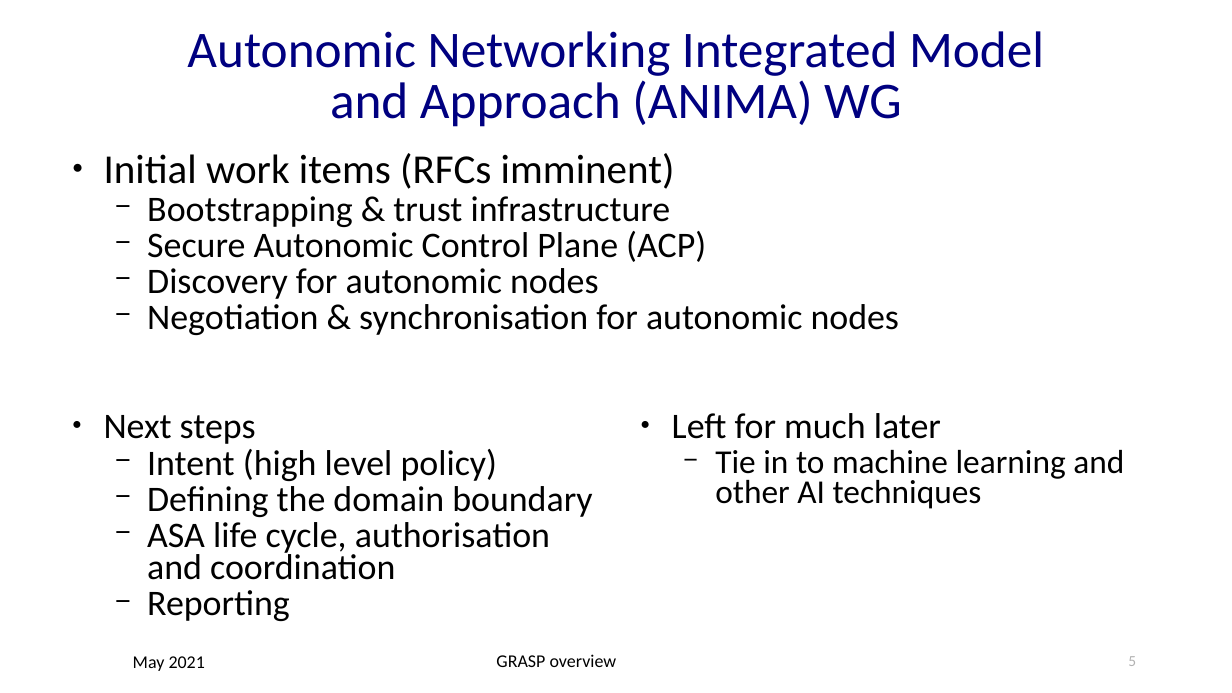
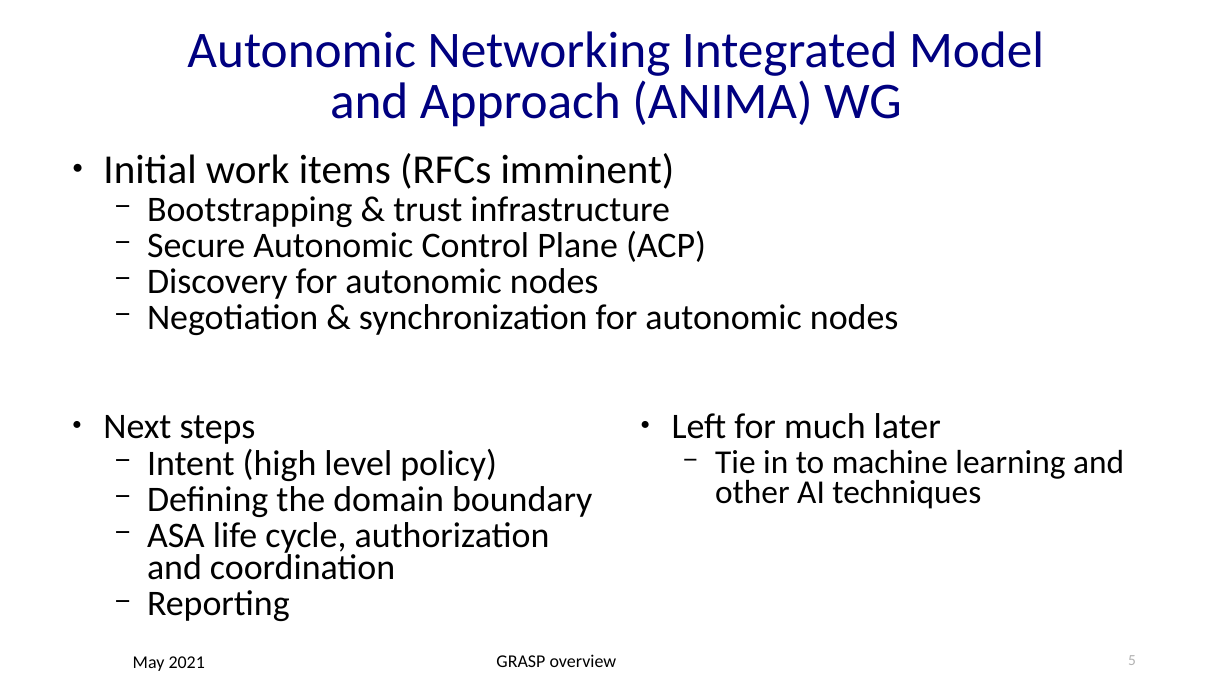
Before and after one commit to becarpenter/graspdoc, a slide deck: slide 5 of GRASP-intro.ppt. Drawn at 1232x693 pixels with LibreOffice and Linux fonts; fonts in the diff are those of the drawing. Boxes give left, top, right and bottom in pixels: in the first picture for what was removed or moved away, otherwise in the second. Text is boxed around its words. In the diff, an @@ line names an element or a change of style, - is before the commit and + after.

```diff
--- a/GRASP-intro.ppt
+++ b/GRASP-intro.ppt
@@ text at box(147, 304, 899, 335): text changed @@
-  − Negotiation & synchronisation for autonomic nodes
+  − Negotiation & synchronization for autonomic nodes
@@ text at box(147, 522, 550, 580): text changed @@
-  − ASA life cycle, authorisation and coordination
+  − ASA life cycle, authorization and coordination
```
Also in this commit, not shown: 5 other files.
